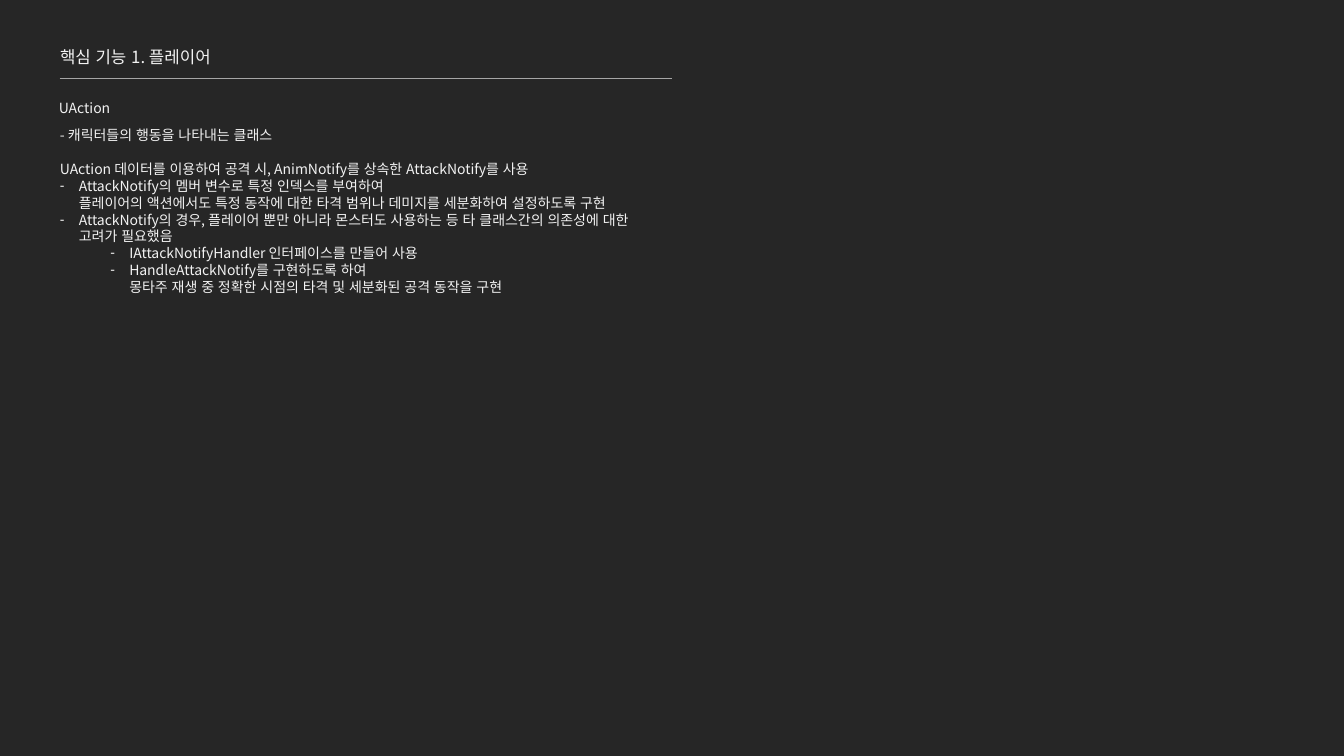
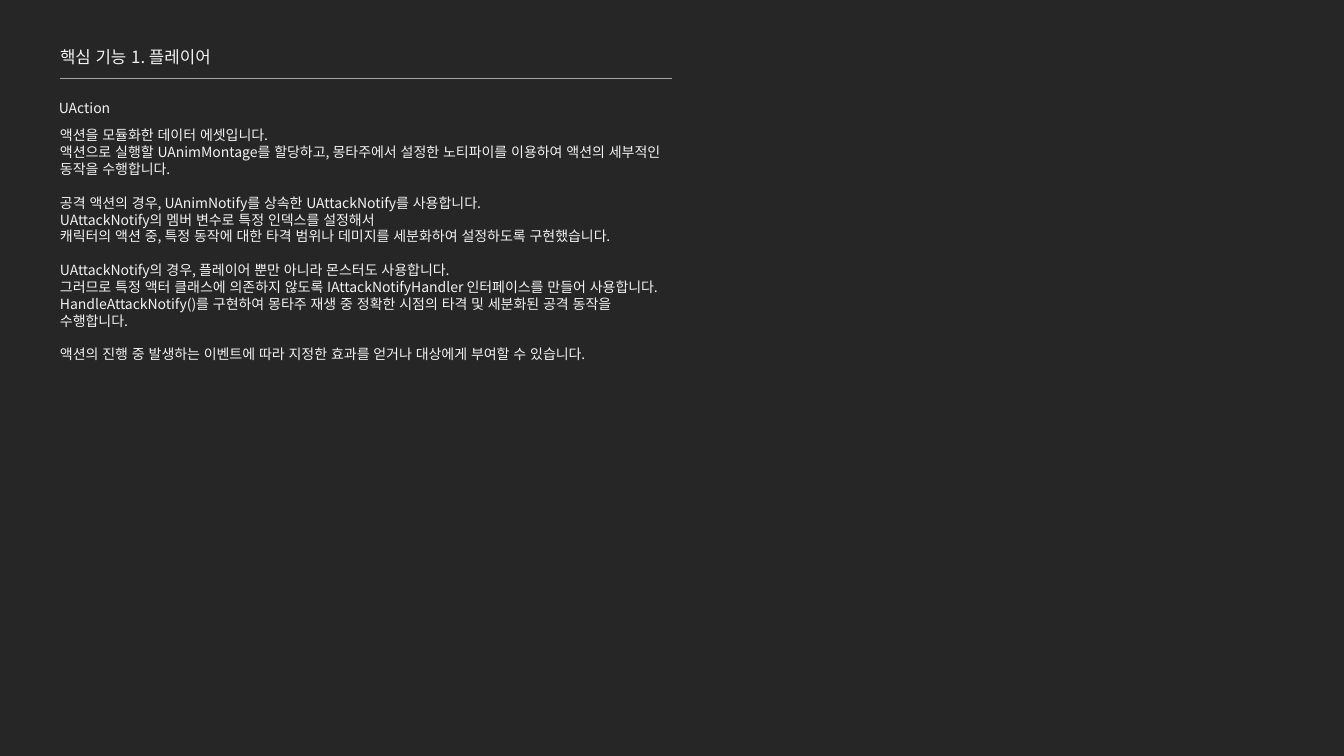
Before and after one commit to jhk0701/project-ARPGHunter, a slide deck: slide 13 of Docs/UnrealEngine_문서_김정환.pptx (slide 12 before the commit). Drawn at 1344x756 pixels with LibreOffice and Linux fonts; fonts in the diff are those of the drawing. Boxes give left, top, right and bottom in pixels: in the first picture for what was removed or moved away, otherwise in the second. Text is boxed around its words. In the diff, an @@ line names an element or a change of style, - is before the commit and + after.

```diff
--- a/Docs/UnrealEngine_문서_김정환.pptx
+++ b/Docs/UnrealEngine_문서_김정환.pptx
@@ text at (60, 128, 660, 360): text changed @@
-- 캐릭터들의 행동을 나타내는 클래스
-UAction 데이터를 이용하여 공격 시, AnimNotify를 상속한 AttackNotify를 사용
-– AttackNotify의 멤버 변수로 특정 인덱스를 부여하여
-  플레이어의 액션에서도 특정 동작에 대한 타격 범위나 데미지를 세분화하여 설정하도록 구현
-– AttackNotify의 경우, 플레이어 뿐만 아니라 몬스터도 사용하는 등 타 클래스간의 의존성에 대한 고려가 필요했음
-  – IAttackNotifyHandler 인터페이스를 만들어 사용
-  – HandleAttackNotify를 구현하도록 하여
-    몽타주 재생 중 정확한 시점의 타격 및 세분화된 공격 동작을 구현
+액션을 모듈화한 데이터 에셋입니다.
+액션으로 실행할 UAnimMontage를 할당하고, 몽타주에서 설정한 노티파이를 이용하여 액션의 세부적인 동작을 수행합니다.
+공격 액션의 경우, UAnimNotify를 상속한 UAttackNotify를 사용합니다.
+UAttackNotify의 멤버 변수로 특정 인덱스를 설정해서
+캐릭터의 액션 중, 특정 동작에 대한 타격 범위나 데미지를 세분화하여 설정하도록 구현했습니다.
+UAttackNotify의 경우, 플레이어 뿐만 아니라 몬스터도 사용합니다.
+그러므로 특정 액터 클래스에 의존하지 않도록 IAttackNotifyHandler 인터페이스를 만들어 사용합니다.
+HandleAttackNotify()를 구현하여 몽타주 재생 중 정확한 시점의 타격 및 세분화된 공격 동작을 수행합니다.
+액션의 진행 중 발생하는 이벤트에 따라 지정한 효과를 얻거나 대상에게 부여할 수 있습니다.
```
Also in this commit, not shown: 1 other slide changed, 1 slide added, 4 other files.
